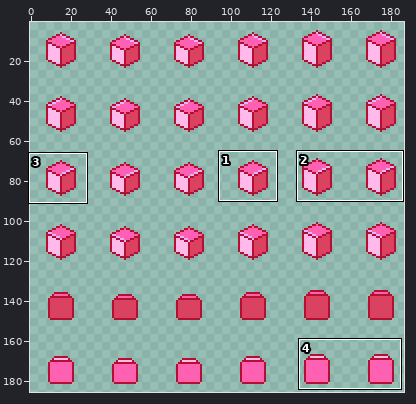
One commit to this sprite sheet: src/assets/cube-angle.png. The picture above shows the old version from afar; the outline marks the close-up.
Close-up. Before:
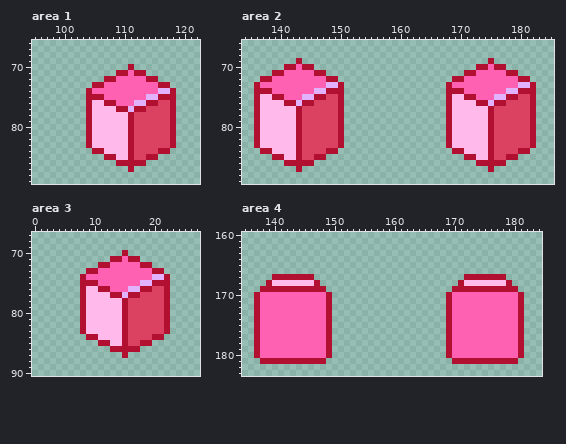
The file is 192x192 pixels. Shown: area 1: x 95..122, y 66..89; area 2: x 134..185, y 66..89; area 3: x 0..27, y 67..90; area 4: x 135..184, y 160..183. The wide view leaves out empty margins. The commit also changed other parts of the picture, which this record leaves out.
After the commit:
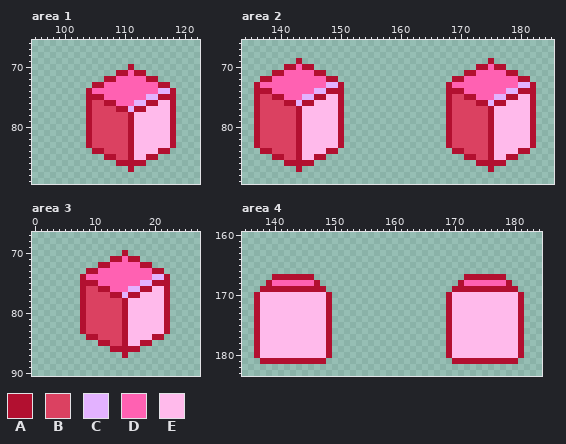
Palette (. is transparent): A #b21030  B #db4161  C #e3b2ff  D #ff61b2  E #ffbaeb
Difference:
Area 1:
The author changed colour E to colour B in row 76 at x 105 to 106; in row 77 at x 105 to 108; in rows 78 to 83 at x 105 to 110; in row 84 at x 107 to 110; in row 85 at x 109 to 110.
The author changed colour B to colour E in row 76 at x 116 to 117; in row 77 at x 114 to 117; in rows 78 to 83 at x 112 to 117; in row 84 at x 112 to 115; in row 85 at x 112 to 113.
Area 2:
The author changed colour E to colour B in row 75 at x 137 to 138 and 169 to 170; in row 76 at x 137 to 140 and 169 to 172; in rows 77 to 83 at x 137 to 142 and 169 to 174; in row 84 at x 139 to 142 and 171 to 174; in row 85 at x 141 to 142 and 173 to 174.
The author changed colour B to colour E in row 75 at x 148 to 149 and 180 to 181; in row 76 at x 146 to 149 and 178 to 181; in rows 77 to 83 at x 144 to 149 and 176 to 181; in row 84 at x 144 to 147 and 176 to 179; in row 85 at x 144 to 145 and 176 to 177.
Area 3:
The author changed colour E to colour B in row 76 at x 9 to 10; in row 77 at x 9 to 12; in rows 78 to 83 at x 9 to 14; in row 84 at x 11 to 14; in row 85 at x 13 to 14.
The author changed colour B to colour E in row 76 at x 20 to 21; in row 77 at x 18 to 21; in rows 78 to 83 at x 16 to 21; in row 84 at x 16 to 19; in row 85 at x 16 to 17.
Area 4:
The author changed colour E to colour D in row 168 at x 140 to 146 and 172 to 178.
The author changed colour D to colour E in rows 170 to 180 at x 138 to 148 and 170 to 180.
Changed places in both close-ups, as pixel boxes (x1, y1, x2, y2):
changed: (92, 100, 170, 160)
changed: (260, 94, 338, 160)
changed: (452, 94, 530, 160)
changed: (86, 286, 164, 346)
changed: (260, 280, 326, 358)
changed: (452, 280, 518, 358)
